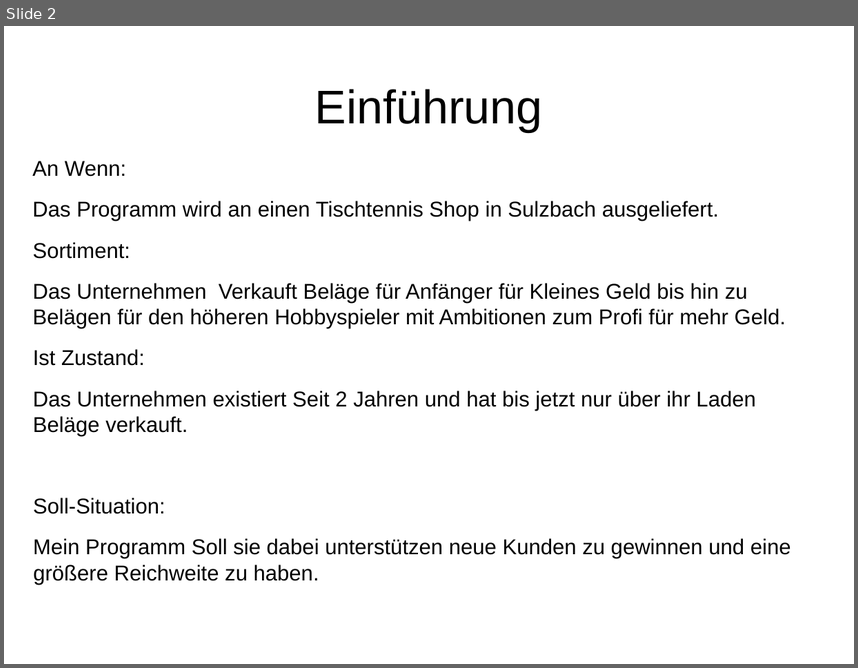
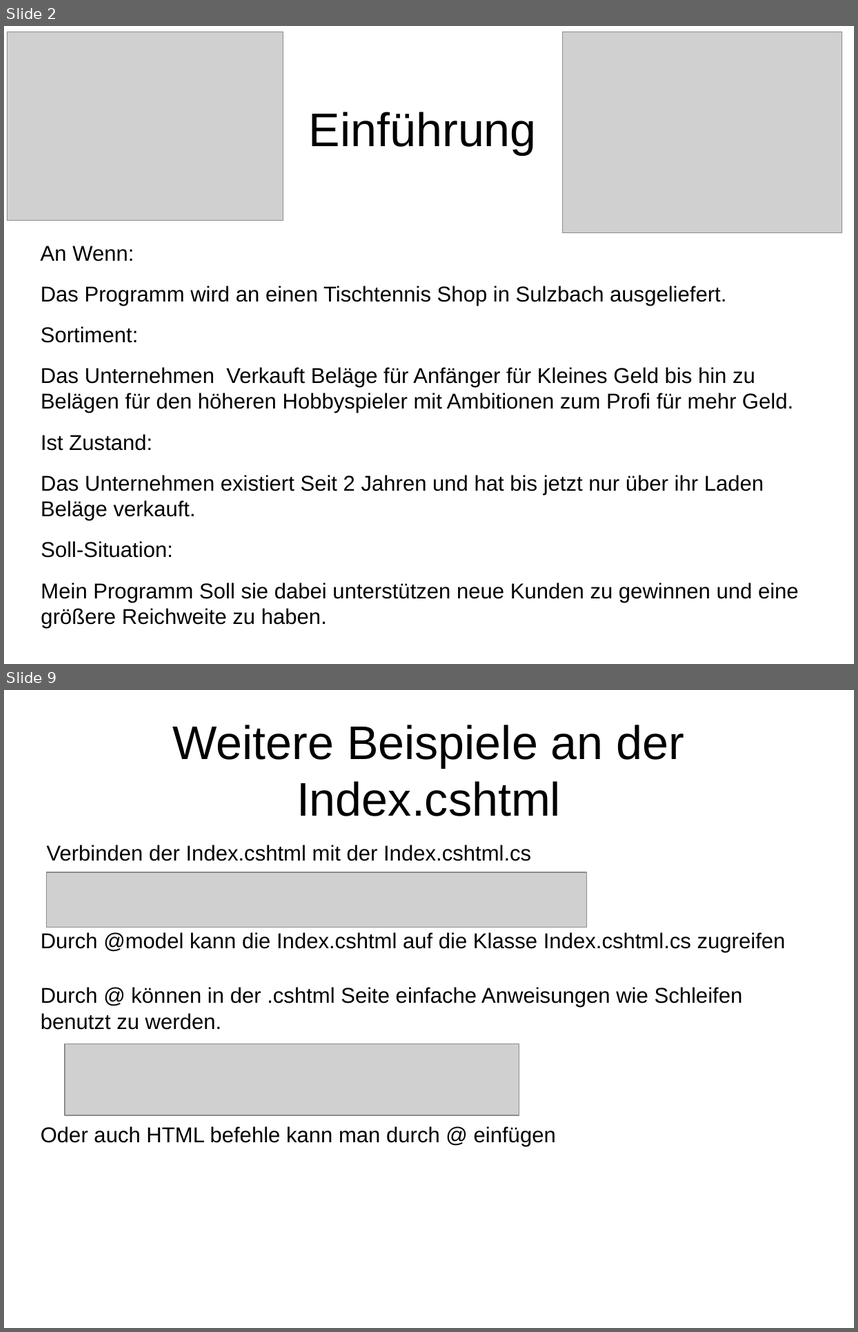
Before and after one commit to MichaelMuehlbach/Hausarbeit-Michael-M-hlbach, a slide deck: Präsentation Hausarbeit.odp. Shown one above the other, each under a label of ours: slide 2 before the commit, slides 2 and 9 after it; the slides between them are not shown. The pictures are 858x668 and 858x1332 pixels, drawn with LibreOffice and Linux fonts; fonts in the diff are those of the drawing; grey boxes stand for pictures. Boxes give left, top, right and bottom in pixels: in the first picture for what was removed or moved away, otherwise in the second. Text is boxed around its words. In the diff, an @@ line names an element or a change of style, - is before the commit and + after.

```diff
--- a/Präsentation Hausarbeit.odp
+++ b/Präsentation Hausarbeit.odp
@@ slide 9 added at <box>4,690,854,1328</box>, background #FFFFFF @@
@@ title added at <box>172,724,685,816</box>, 44 pt, text #000000 @@
+Weitere Beispiele an der Index.cshtml
@@ text added at <box>47,845,531,861</box>, 20 pt, text #000000 @@
+Verbinden der Index.cshtml mit der Index.cshtml.cs
@@ picture added at <box>46,872,587,927</box> @@
@@ text added at <box>41,932,786,952</box>, 20 pt, text #000000 @@
+Durch @model kann die Index.cshtml auf die Klasse Index.cshtml.cs zugreifen
@@ text added at <box>41,987,743,1029</box>, 20 pt, text #000000 @@
+Durch @ können in der .cshtml Seite einfache Anweisungen wie Schleifen benutzt zu werden.
@@ picture added at <box>65,1044,519,1115</box> @@
@@ text added at <box>41,1126,556,1146</box>, 20 pt, text #000000 @@
+Oder auch HTML befehle kann man durch @ einfügen
@@ slide 2 changed as well @@
@@ picture added at <box>7,32,283,220</box> @@
@@ picture added at <box>562,32,842,233</box> @@
@@ title "Einführung": place and size @@
-title "Einführung" at <box>315,89,543,132</box>
+title "Einführung" at <box>309,112,537,155</box>
@@ text "An Wenn:" rewrapped from <box>32,161,791,584</box> to <box>41,245,799,628</box> @@
```
Also in this commit, not shown: 1 other slide changed, 7 other slides added, 10 other files.
